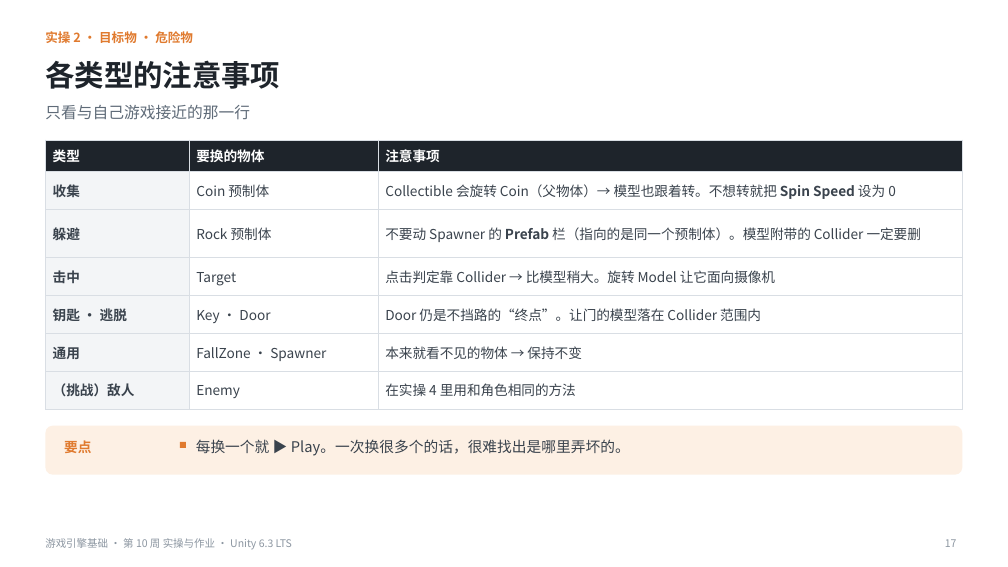
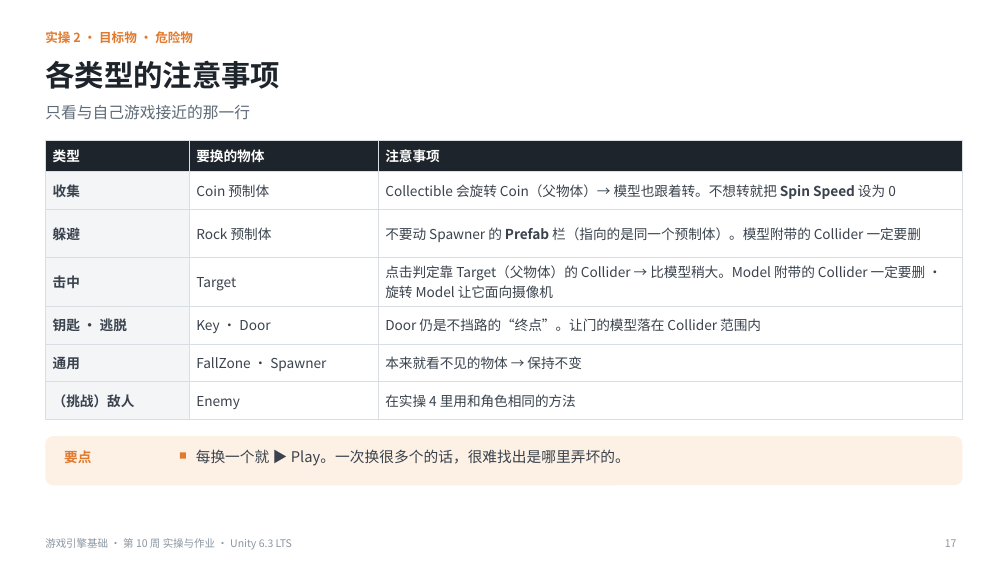
Before and after one commit to iplay-garden/game-engine-basics, a slide deck: slide 17 of 10주차/简体中文/游戏引擎基础_第10周_实操与作业指南_简体中文.pptx. Drawn at 1008x567 pixels with LibreOffice and Linux fonts; fonts in the diff are those of the drawing. Boxes give left, top, right and bottom in pixels: in the first picture for what was removed or moved away, otherwise in the second. Text is boxed around its words. In the diff, an @@ line names an element or a change of style, - is before the commit and + after.

```diff
--- a/10주차/简体中文/游戏引擎基础_第10周_实操与作业指南_简体中文.pptx
+++ b/10주차/简体中文/游戏引擎基础_第10周_实操与作业指南_简体中文.pptx
@@ table at [45,140,963,413] @@
-row 4, column 3: 点击判定靠 Collider → 比模型稍大。旋转 Model 让它面向摄像机
+row 4, column 3: 点击判定靠 Target（父物体）的 Collider → 比模型稍大。Model 附带的 Collider 一定要删 · 旋转 Model 让它面向摄像机
@@ 2 texts, 1 rounded rectangle, 1 rectangle: place and size @@
-2 texts, 1 rounded rectangle, 1 rectangle at [45,426,963,475]
+2 texts, 1 rounded rectangle, 1 rectangle at [45,436,963,485]
```
Also in this commit, not shown: 17 other slides changed, 13 other files.
